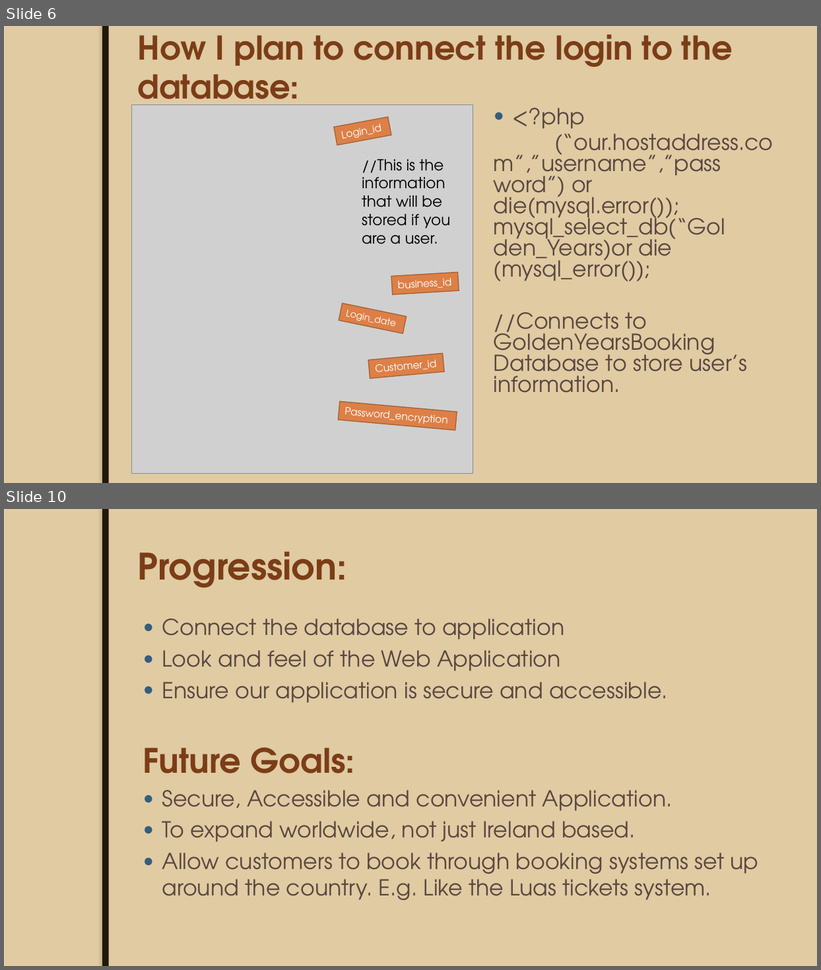
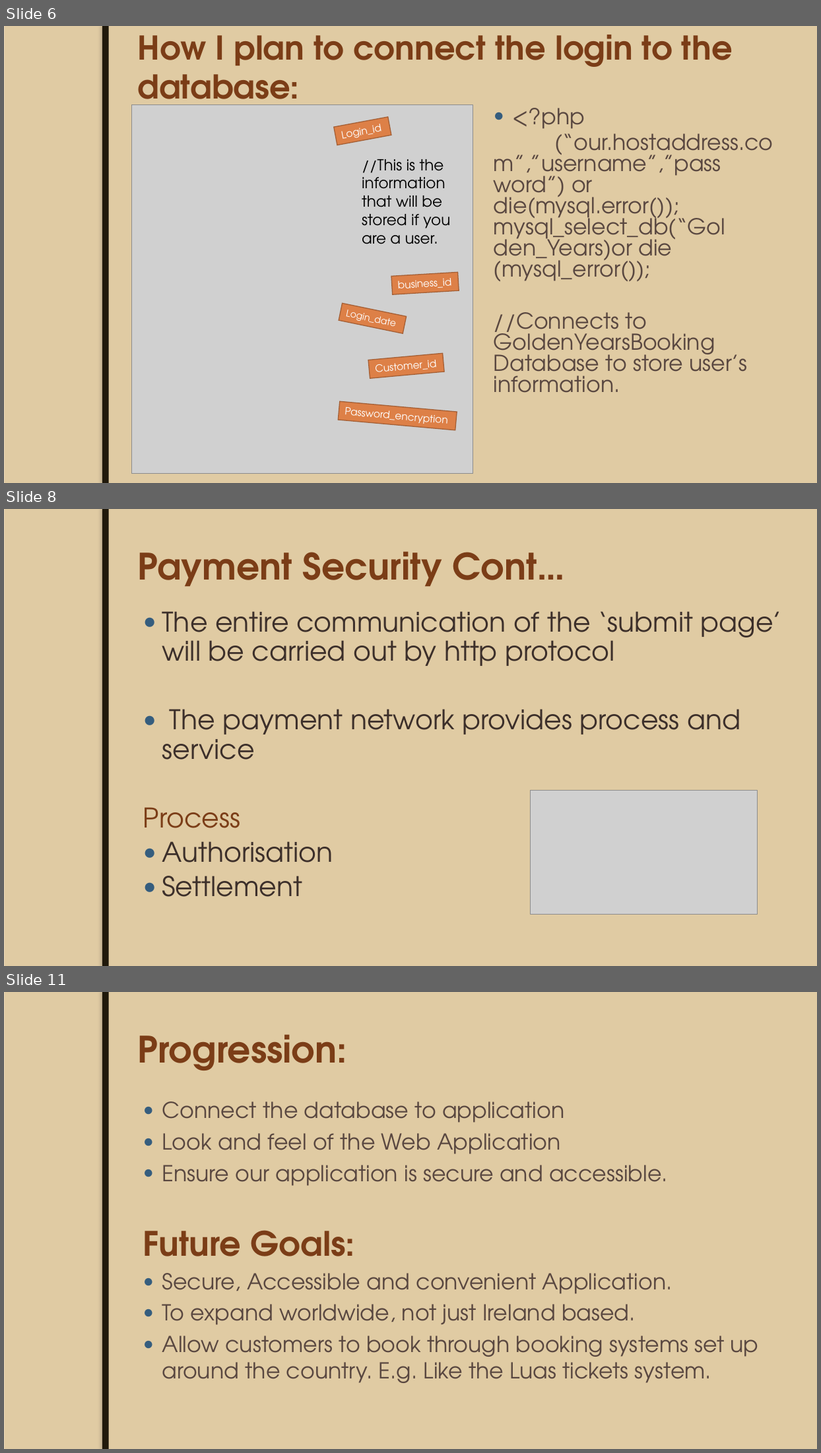
Before and after one commit to JoeyTatu/GoldenYears, a slide deck: Week 8 - Presentation slides/Mid-Term Project.pptx. Shown one above the other, each under a label of ours: slides 6 and 10 before the commit, slides 6, 8 and 11 after it; the slides between them are not shown. The pictures are 821x970 and 821x1453 pixels, drawn with LibreOffice and Linux fonts; fonts in the diff are those of the drawing; grey boxes stand for pictures; background and template pictures are left out. Boxes give left, top, right and bottom in pixels: in the first picture for what was removed or moved away, otherwise in the second. Text is boxed around its words. In the diff, an @@ line names an element or a change of style, - is before the commit and + after.

```diff
--- a/Week 8 - Presentation slides/Mid-Term Project.pptx
+++ b/Week 8 - Presentation slides/Mid-Term Project.pptx
@@ slide 8 added at (4,509,817,966), background #EBDDC3; not listed: 2 template elements that a slide beside it also shows @@
@@ title added at (138,551,566,586), 43 pt, text #7B3D17, bold @@
+Payment Security Cont…
@@ text added at (143,611,783,897), 32 pt, text #3C302A @@
+● The entire communication of the ‘submit page’ will be carried out by http protocol
+● The payment network provides process and service
+Process
+● Authorisation
+● Settlement
@@ picture added at (531,791,758,915) @@
@@ what was slide 10 is now slide 11 @@
```
Also in this commit, not shown: 4 slides changed, 2 other slides added, 2 slides removed.
